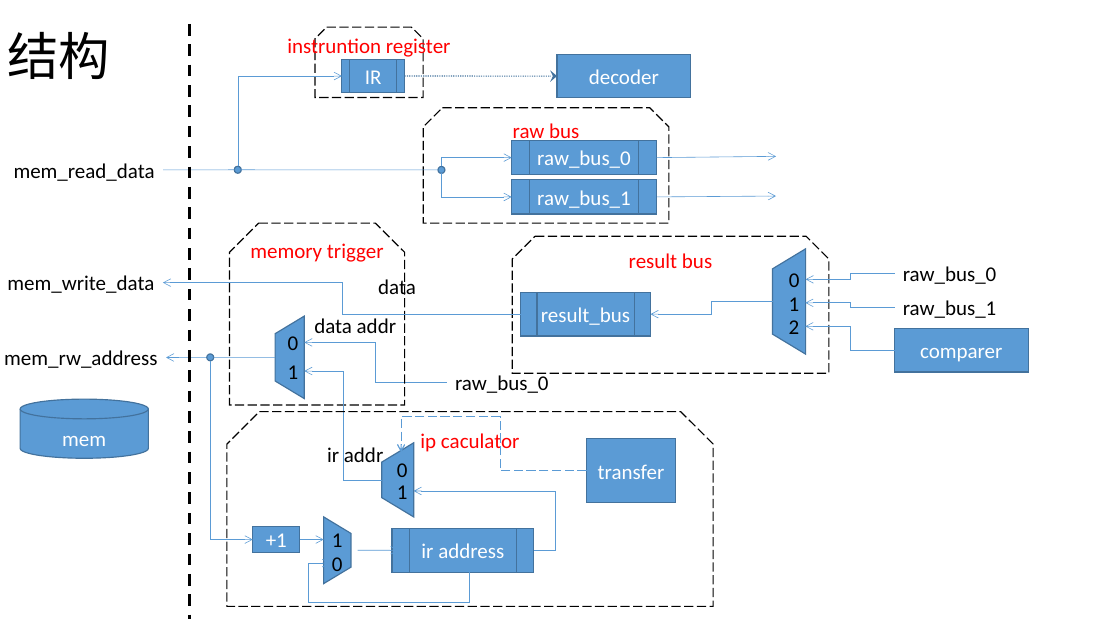
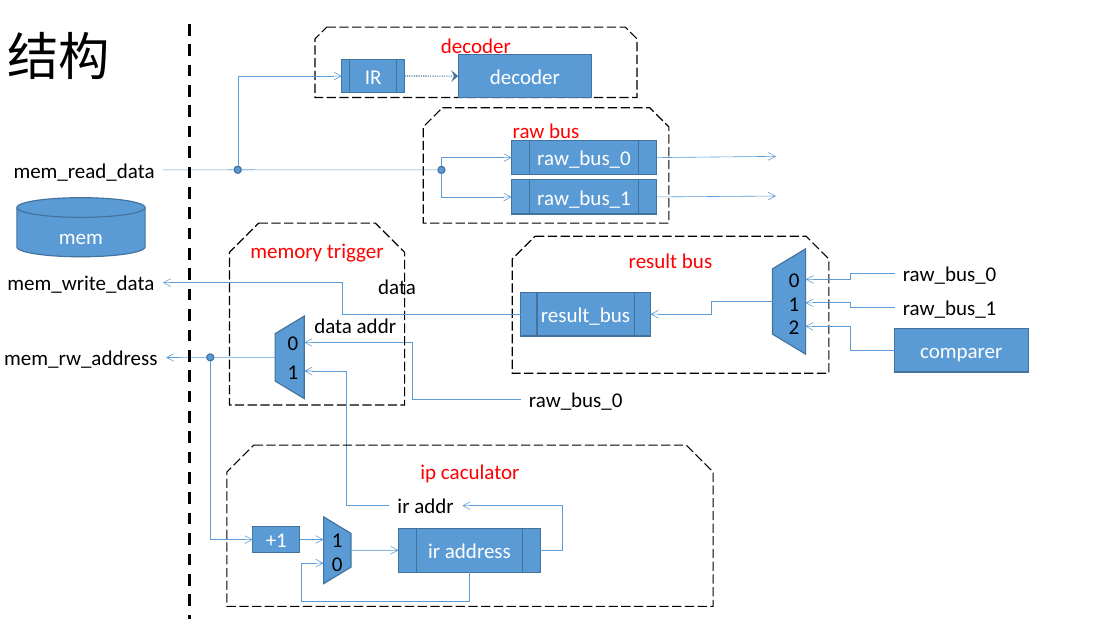
Before and after one commit to belang/black_bean, a slide deck: slide 4 of doc/structure.pptx. Drawn at 1120x630 pixels with LibreOffice and Linux fonts; fonts in the diff are those of the drawing. Boxes give left, top, right and bottom in pixels: in the first picture for what was removed or moved away, otherwise in the second. Text is boxed around its words. In the diff, an @@ line names an element or a change of style, - is before the commit and + after.

```diff
--- a/doc/structure.pptx
+++ b/doc/structure.pptx
@@ snip same rect "decoder": place and size @@
-snip same rect "decoder" at [315,27,423,97]
+snip same rect "decoder" at [315,27,637,97]
@@ rectangle "decoder": place and size @@
-rectangle "decoder" at [557,55,691,98]
+rectangle "decoder" at [458,55,592,98]
@@ arrow moved from (405, 76) - (557, 76) to (405, 76) - (458, 76) @@
@@ text in snip same rect at [490,69,560,84]: text changed @@
-instruntion register
+decoder
@@ cylinder "mem": place and size @@
-cylinder "mem" at [20,399,149,458]
+cylinder "mem" at [17,197,145,256]
@@ elbow arrow moved from (447, 383) - (304, 343) to (521, 400) - (304, 343) @@
@@ elbow arrow moved from (381, 480) - (304, 371) to (389, 506) - (304, 371) @@
@@ text "raw_bus_0": place and size @@
-text "raw_bus_0" at [455,373,549,393]
+text "raw_bus_0" at [529,392,623,410]
@@ elbow arrow removed from (586, 471) to (402, 452) @@
@@ snip same rect "ip caculator": place and size @@
-snip same rect "ip caculator" at [227,412,713,607]
+snip same rect "ip caculator" at [227,445,713,607]
@@ trapezoid removed at [381,443,413,517] @@
@@ rectangle removed at [586,439,676,503] @@
-transfer
@@ text removed at [397,463,408,477] @@
-0
@@ text "ir addr" rewrapped from [327,447,383,468] to [397,498,453,513] @@
@@ text removed at [397,485,408,499] @@
-1
@@ elbow arrow moved from (534, 550) - (413, 492) to (540, 550) - (462, 506) @@
@@ flow chart predefined process "ir address": place and size @@
-flow chart predefined process "ir address" at [392,528,534,572]
+flow chart predefined process "ir address" at [399,528,541,572]
@@ elbow arrow moved from (470, 572) - (330, 563) to (470, 572) - (323, 563) @@
@@ arrow moved from (358, 550) - (399, 550) to (351, 550) - (399, 550) @@
```
Also in this commit, not shown: 22 other files.
